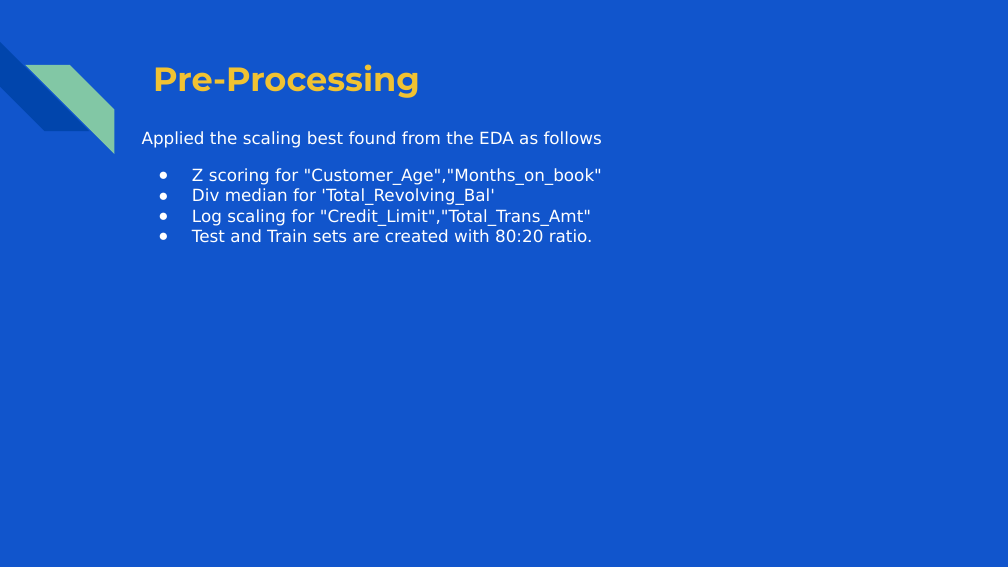
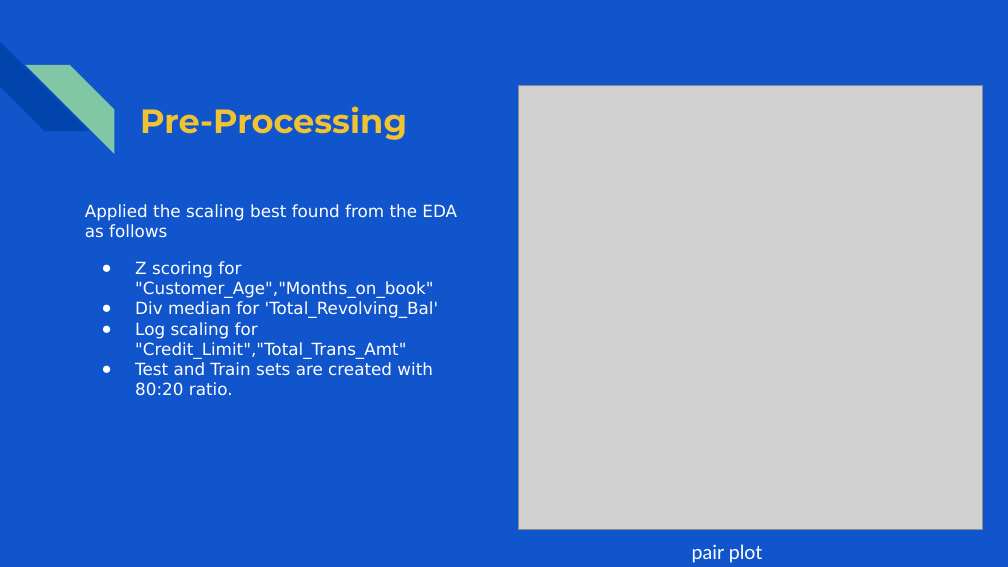
Before and after one commit to shaisid01/Data-Science, a slide deck: slide 17 of CapstoneProjects/Capstone 2/Docs/Customer Attrition Prediction on Credit Card data.pptx. Drawn at 1008x567 pixels with LibreOffice and Linux fonts; fonts in the diff are those of the drawing; grey boxes stand for pictures. Boxes give left, top, right and bottom in pixels: in the first picture for what was removed or moved away, otherwise in the second. Text is boxed around its words. In the diff, an @@ line names an element or a change of style, - is before the commit and + after.

```diff
--- a/CapstoneProjects/Capstone 2/Docs/Customer Attrition Prediction on Credit Card data.pptx
+++ b/CapstoneProjects/Capstone 2/Docs/Customer Attrition Prediction on Credit Card data.pptx
@@ picture added at (518, 86, 983, 530) @@
@@ title "Pre-Processing": place and size @@
-title "Pre-Processing" at (153, 64, 420, 98)
+title "Pre-Processing" at (140, 106, 407, 140)
@@ text "Applied the scaling best found ..." rewrapped from (142, 131, 602, 243) to (85, 204, 457, 396) @@
@@ text added at (692, 544, 763, 563), 14 pt, text #FFFFFF @@
+pair plot
```
Also in this commit, not shown: 1 other file.
